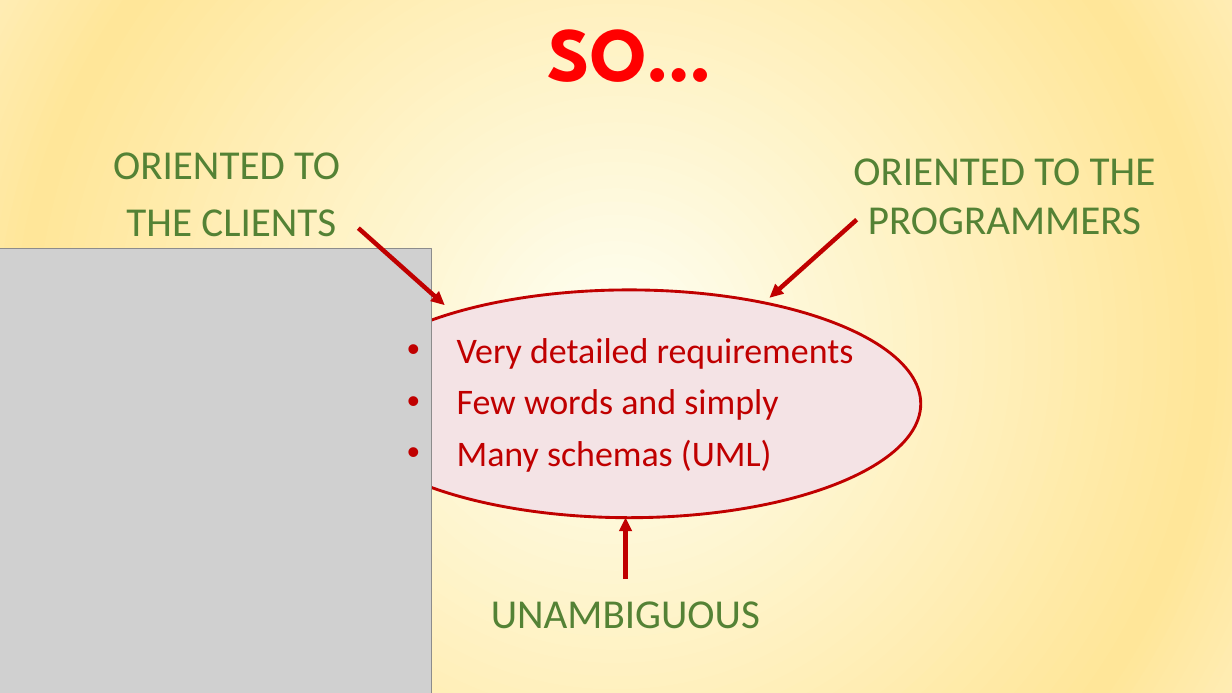
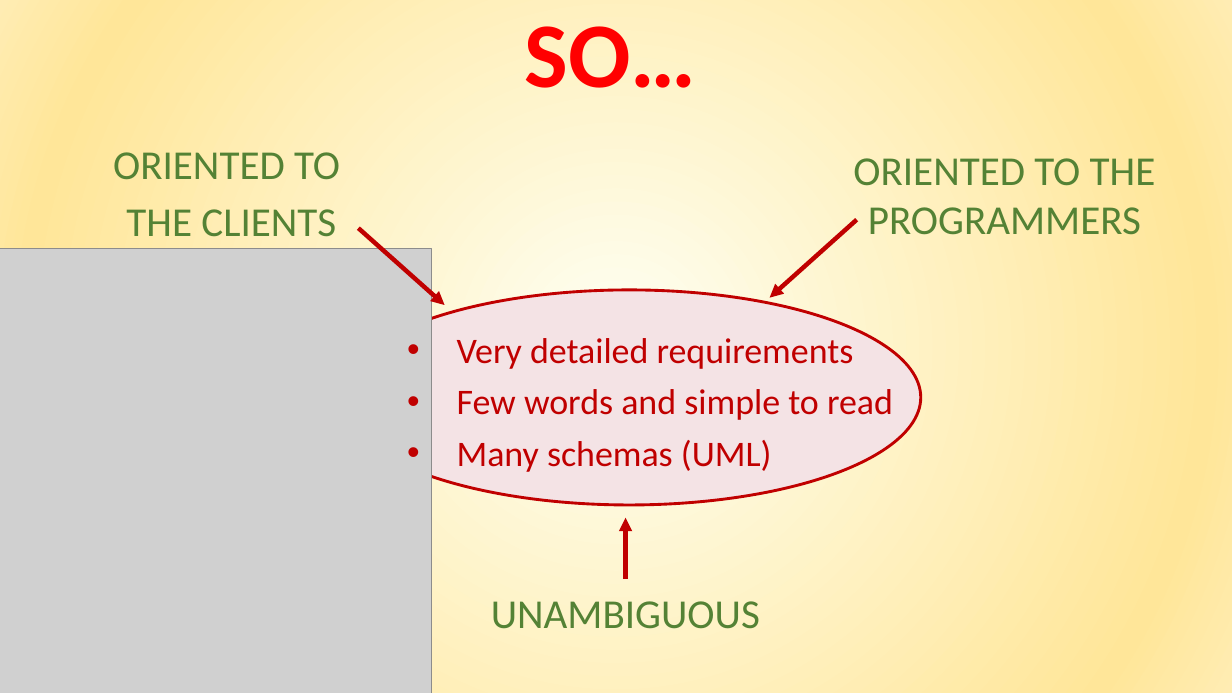
Before and after one commit to giuseppemanzi/manzinicolini, a slide deck: slide 4 of All/final presentation/Final presentation.pptx. Drawn at 1232x693 pixels with LibreOffice and Linux fonts; fonts in the diff are those of the drawing; grey boxes stand for pictures. Boxes give left, top, right and bottom in pixels: in the first picture for what was removed or moved away, otherwise in the second. Text is boxed around its words. In the diff, an @@ line names an element or a change of style, - is before the commit and + after.

```diff
--- a/All/final presentation/Final presentation.pptx
+++ b/All/final presentation/Final presentation.pptx
@@ text "SO…": place and size @@
-text "SO…" at (548, 29, 711, 82)
+text "SO…" at (524, 26, 696, 88)
@@ text "SO…" at (524, 26, 696, 88): size 60 to 72 pt, font League Spartan to Calibri @@
@@ ellipse: place and size @@
-ellipse at (338, 290, 921, 518)
+ellipse at (338, 290, 921, 506)
@@ text at (457, 389, 893, 420): text changed @@
-• Few words and simply
+• Few words and simple to read
```
Also in this commit, not shown: 16 other slides changed, 12 slides added, 6 slides removed, 10 other files.
